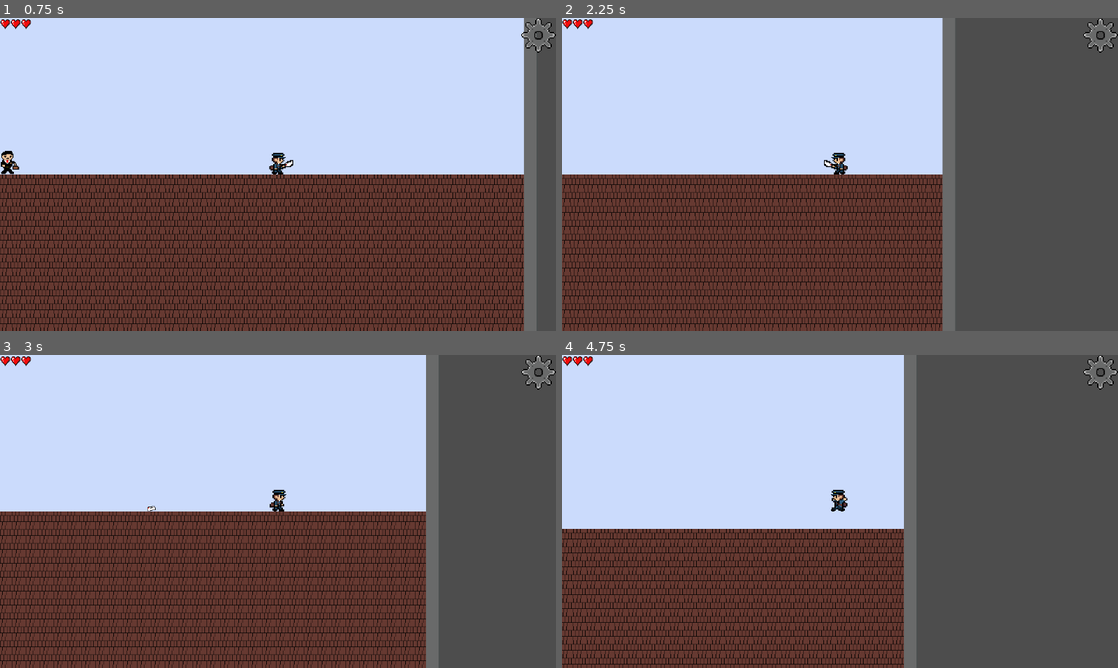
Above: before the commit, frames 1-4 (two rows, left to right).
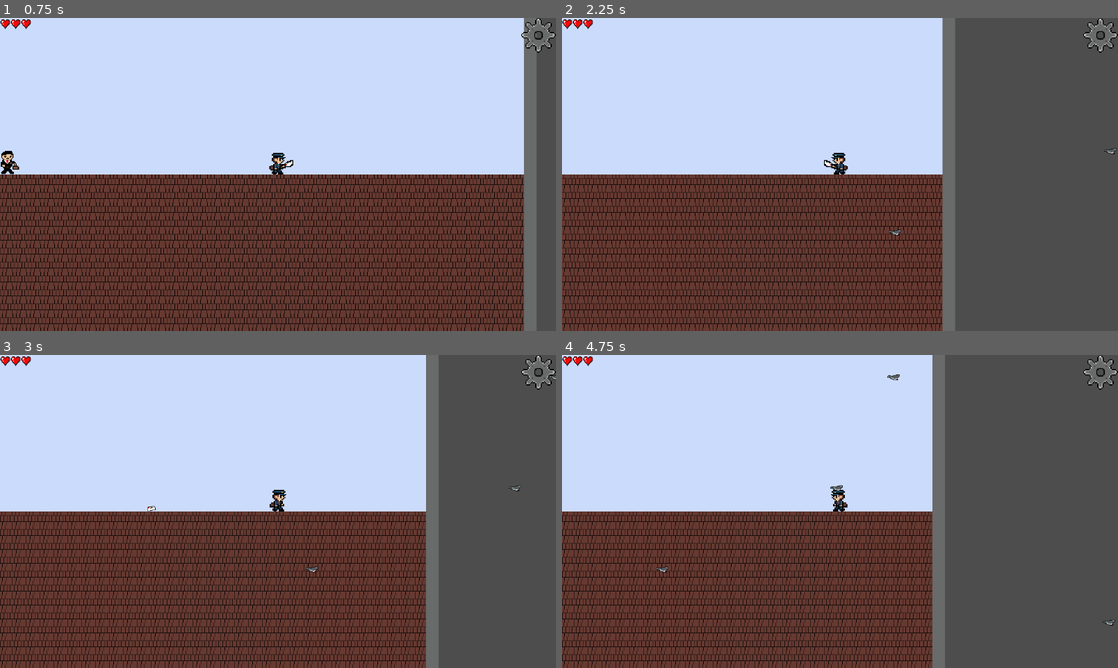
Above: after the commit, the same moments.

Repository: Suukhii/Delivery-through-time
Game: Godot game, scene res://scenes/city.tscn
The game is run twice, just before and just after one commit, with the same random seed, the same clock (stepped at 60 frames per second) and the same inputs. This scene is started directly instead of the project's main scene.
Inputs:
- Up to frame 1 (0.75 s): hold Right (move_right) from 0.53 s (still down); hold K (shoot_player_projectile) from 0.53 s (still down)
- Up to frame 2 (2.25 s): tap Space (jump) at 0.77, 1.52 s; release K (shoot_player_projectile) at 1.28 s; tap K (shoot_player_projectile) at 1.35 s; release Right (move_right) at 2.03 s; hold Left (move_left) from 2.03 s (still down); hold K (shoot_player_projectile) from 2.03 s (still down)
- Up to frame 3 (3 s): release Left (move_left) at 2.78 s; release K (shoot_player_projectile) at 2.78 s; hold Right (move_right) from 2.78 s (still down); tap K (shoot_player_projectile) at 2.85 s
- Up to frame 4 (4.75 s): tap Space (jump) at 3.02, 3.77, 4.52 s; hold K (shoot_player_projectile) 3.53-4.28 s; release Right (move_right) at 4.28 s; hold Left (move_left) from 4.28 s (still down); tap K (shoot_player_projectile) at 4.35 s

Frame 1 is identical in both runs. In frame 2, less than 0.1% of the frame differs, in the area x 58-100%, y 41-70%; in frame 3, less than 0.1%; in frame 4, 22%, in the area x 0-100%, y 0-100%.

Commit message:
made pigeon spawner

Diff:
--- a/scenes/city.tscn
+++ b/scenes/city.tscn
@@ -10,6 +10,7 @@
 [ext_resource type="PackedScene" uid="uid://4y3pqabsua18" path="res://scenes/in_game_ui.tscn" id="5_oacpt"]
 [ext_resource type="PackedScene" uid="uid://rftcwd783beq" path="res://scenes/city_enemy.tscn" id="6_2jj31"]
 [ext_resource type="Texture2D" uid="uid://b7iyjcnk7rvpg" path="res://assets/sprites/Map/City/brick.png" id="7_4lp1f"]
+[ext_resource type="Script" uid="uid://dpm6856gi46ju" path="res://scripts/vulture_spawner.gd" id="9_07bxp"]
 
 [sub_resource type="WorldBoundaryShape2D" id="WorldBoundaryShape2D_drx7m"]
 distance = -1054.0
@@ -74,6 +75,13 @@
 [node name="Player" parent="PlayerSpawn" instance=ExtResource("2_movw8")]
 position = Vector2(1, -1)
 
+[node name="VultureSpawner" type="Node2D" parent="PlayerSpawn/Player"]
+position = Vector2(659.31, -5)
+script = ExtResource("9_07bxp")
+
+[node name="SpawnTimer" type="Timer" parent="PlayerSpawn/Player/VultureSpawner"]
+one_shot = true
+
 [node name="CanvasLayer" type="CanvasLayer" parent="."]
 
 [node name="inGameUI" parent="CanvasLayer" instance=ExtResource("5_oacpt")]
@@ -82,3 +90,5 @@
 
 [node name="enemy" parent="." instance=ExtResource("6_2jj31")]
 position = Vector2(-33, 673)
+
+[connection signal="timeout" from="PlayerSpawn/Player/VultureSpawner/SpawnTimer" to="PlayerSpawn/Player/VultureSpawner" method="_on_spawn_timer_timeout"]
--- a/scripts/vulture.gd
+++ b/scripts/vulture.gd
@@ -8,6 +8,15 @@
 func _ready() -> void:
 	randomize()
 	SPEED += randf_range(0, SPEED/4)
+	var sprite = $Sprite2D  # or get_node("Sprite2D")
+	if get_tree().get_current_scene().name == "Game":
+		var new_texture = preload("res://assets/sprites/Map/Egypt/Vulture.png")
+		sprite.texture = new_texture
+	elif get_tree().get_current_scene().name == "City":
+		var new_texture = preload("res://assets/sprites/Map/City/pidgeon.png")
+		sprite.texture = new_texture
+
+
 
 func _physics_process(delta: float) -> void:
 	velocity.x = -SPEED
--- a/scripts/vulture_spawner.gd
+++ b/scripts/vulture_spawner.gd
@@ -11,7 +11,10 @@
 # start timer on start
 func _ready():
 	randomize()
-	player_node = get_tree().get_root().get_node("Game/Player/Camera2D")
+	if get_tree().get_current_scene().name == "Game":
+		player_node = get_tree().get_root().get_node("Game/Player/Camera2D")
+	elif get_tree().get_current_scene().name == "City":
+		player_node = get_tree().get_root().get_node("City/PlayerSpawn/Player")
 	spawnTimer.start(nextSpawnTime)
 
 
Not shown: 1 places in scenes/city.tscn that only renumber resources
